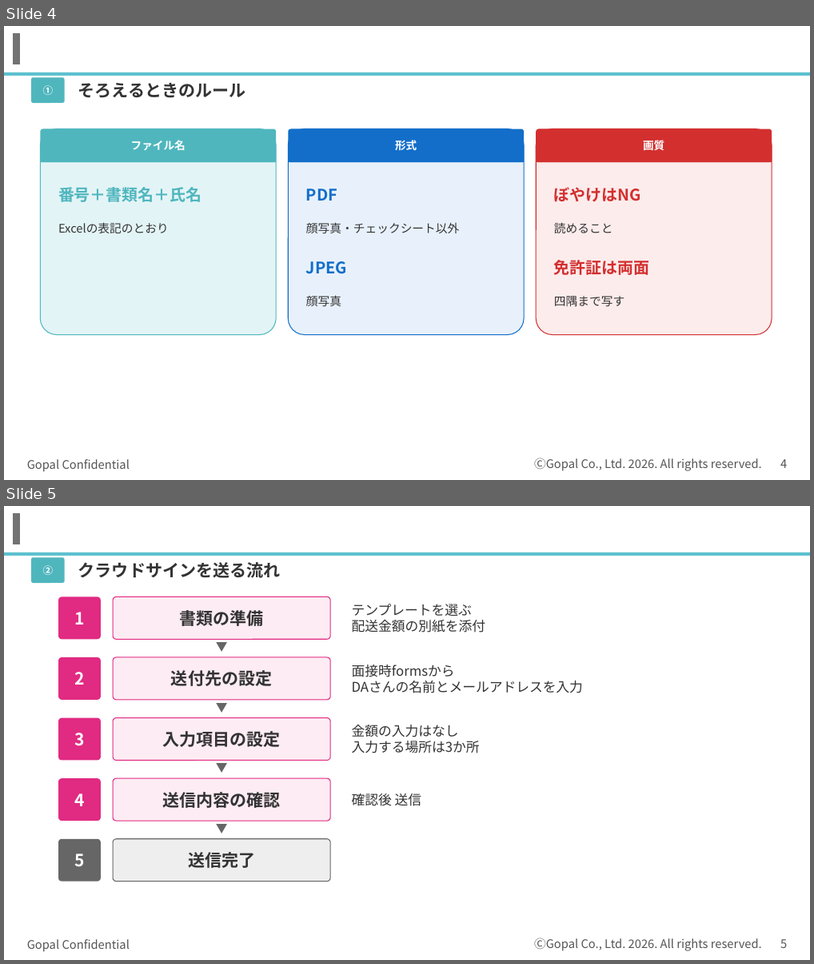
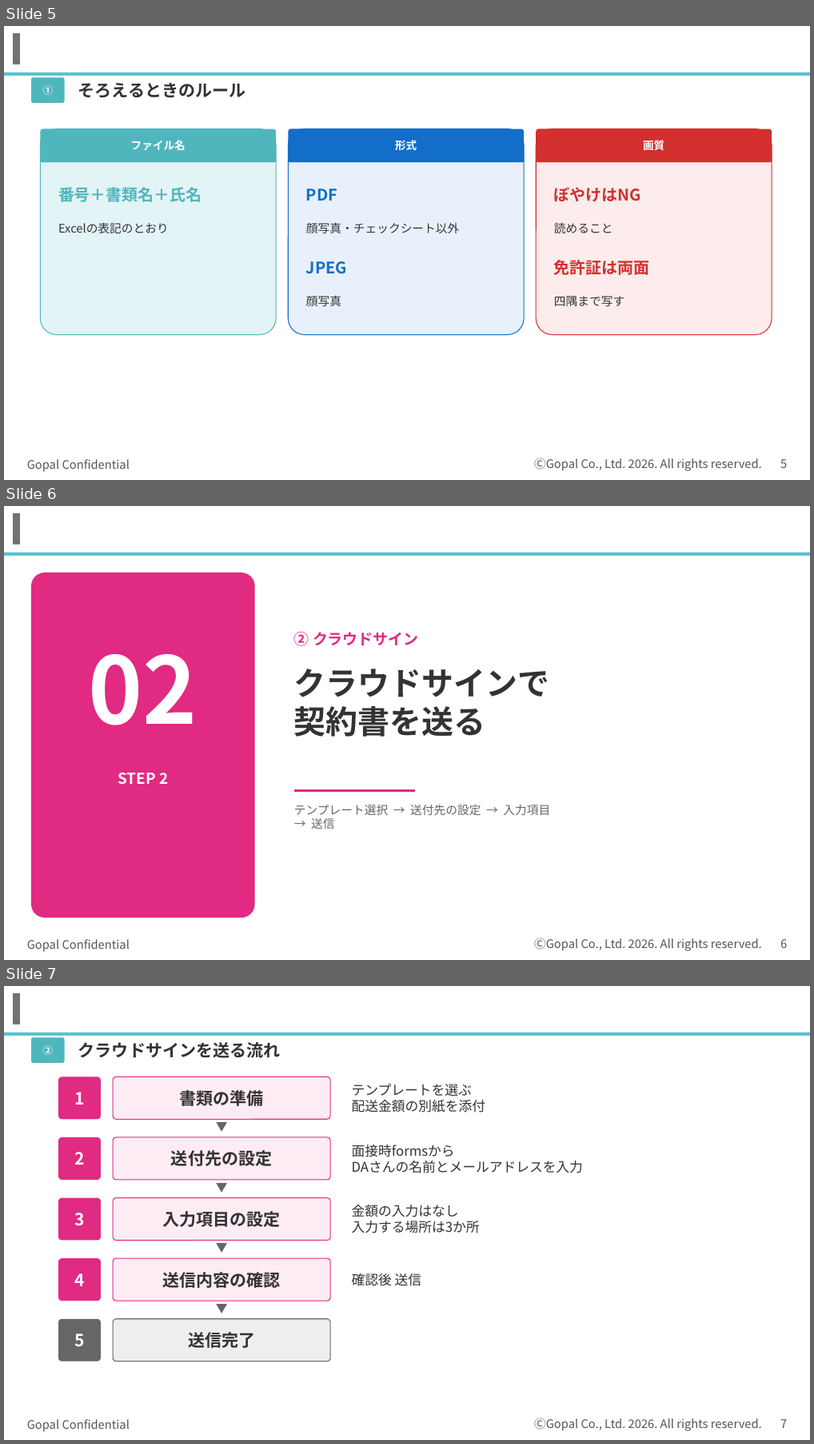
Before and after one commit to kagayugopal-eng/tamu, a slide deck: out/登録の流れ_書類準備まで.pptx. Shown one above the other, each under a label of ours: slides 4 and 5 before the commit, slides 5, 6 and 7 after it. The pictures are 814x964 and 814x1444 pixels, drawn with LibreOffice and Linux fonts; fonts in the diff are those of the drawing; background and template pictures are left out. Boxes give left, top, right and bottom in pixels: in the first picture for what was removed or moved away, otherwise in the second. Text is boxed around its words. In the diff, an @@ line names an element or a change of style, - is before the commit and + after.

```diff
--- a/out/登録の流れ_書類準備まで.pptx
+++ b/out/登録の流れ_書類準備まで.pptx
@@ slide 6 added at (x1=4, y1=506, x2=810, y2=960), background #FFFFFF; not listed: 5 template elements that a slide beside it also shows @@
@@ rounded rectangle added at (x1=31, y1=572, x2=255, y2=917), fill #E12A82 @@
@@ text added at (x1=294, y1=632, x2=418, y2=646), 18 pt, text #E12A82, bold @@
+② クラウドサイン
@@ text added at (x1=89, y1=654, x2=198, y2=725), 110 pt, text #FFFFFF, bold @@
+02
@@ text added at (x1=294, y1=668, x2=550, y2=736), 38 pt, text #333333, bold @@
+クラウドサインで
+契約書を送る
@@ text added at (x1=118, y1=772, x2=168, y2=784), 18 pt, text #FFFFFF, bold @@
+STEP 2
@@ line added from (294, 790) to (415, 790), #E12A82 2.5 pt @@
@@ text added at (x1=294, y1=804, x2=550, y2=828), 14 pt, text #666666 @@
+テンプレート選択 → 送付先の設定 → 入力項目
+→ 送信
@@ what was slide 4 is now slide 5 @@
@@ page number at (x1=781, y1=459, x2=787, y2=468): text changed @@
-4
+5
@@ what was slide 5 is now slide 7 @@
@@ page number at (x1=781, y1=1419, x2=787, y2=1428): text changed @@
-5
+7
```
Also in this commit, not shown: 3 other slides added, 1 slide removed.
